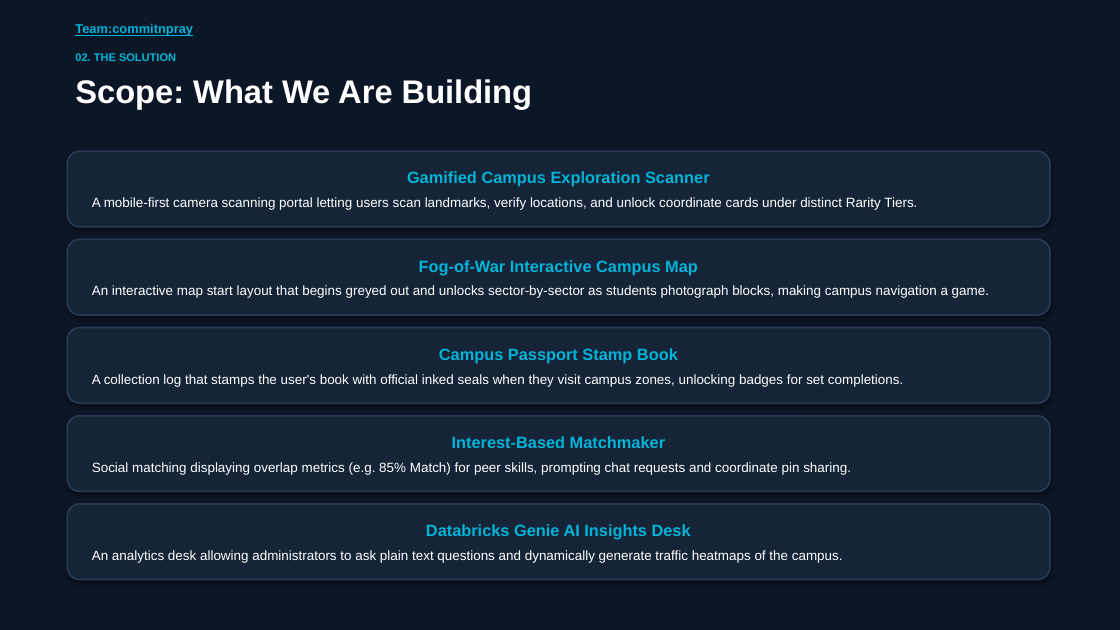
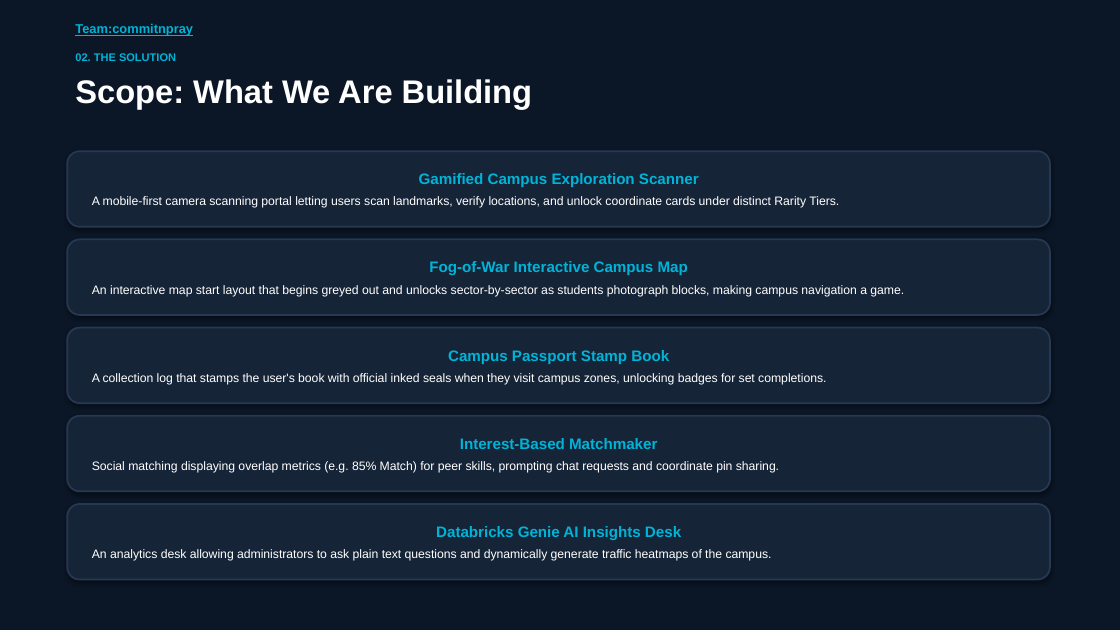
Before and after one commit to Kritika-Panwar-151/campus-social-platform, a slide deck: slide 3 of BMSCE_Campus_Social_Platform_DarkBlue.pptx. Drawn at 1120x630 pixels with LibreOffice and Linux fonts; fonts in the diff are those of the drawing. Boxes give left, top, right and bottom in pixels: in the first picture for what was removed or moved away, otherwise in the second. Text is boxed around its words. In the diff, an @@ line names an element or a change of style, - is before the commit and + after.

```diff
--- a/BMSCE_Campus_Social_Platform_DarkBlue.pptx
+++ b/BMSCE_Campus_Social_Platform_DarkBlue.pptx
@@ rounded rectangle "Gamified Campus Exploration Scanner" at [67, 151, 1050, 227]: size 14 to 13 pt in "Gamified Campus Exploration Scanner"; size 11.5 to 10.5 pt in "A mobile-first camera scanning portal letting users ..."; less space between paragraphs @@
@@ rounded rectangle "Fog-of-War Interactive Campus Map" at [67, 239, 1050, 315]: size 14 to 13 pt in "Fog-of-War Interactive Campus Map"; size 11.5 to 10.5 pt in "An interactive map start layout that begins ..."; less space between paragraphs @@
@@ rounded rectangle "Campus Passport Stamp Book" at [67, 328, 1050, 403]: size 14 to 13 pt in "Campus Passport Stamp Book"; size 11.5 to 10.5 pt in "A collection log that stamps the user's ..."; less space between paragraphs @@
@@ rounded rectangle "Interest-Based Matchmaker" at [67, 416, 1050, 492]: size 14 to 13 pt in "Interest-Based Matchmaker"; size 11.5 to 10.5 pt in "Social matching displaying overlap metrics (e.g. 85% ..."; less space between paragraphs @@
@@ rounded rectangle "Databricks Genie AI Insights Desk" at [67, 504, 1050, 580]: size 14 to 13 pt in "Databricks Genie AI Insights Desk"; size 11.5 to 10.5 pt in "An analytics desk allowing administrators to ask ..."; less space between paragraphs @@
```
Also in this commit, not shown: 11 other slides changed, 1 slide added, 1 slide removed, 1 other file.
